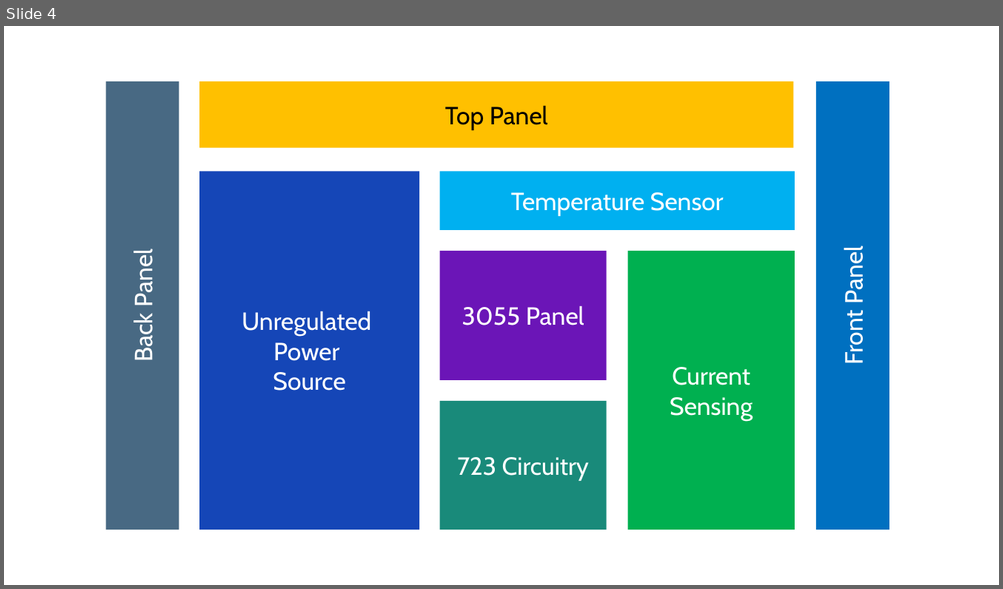
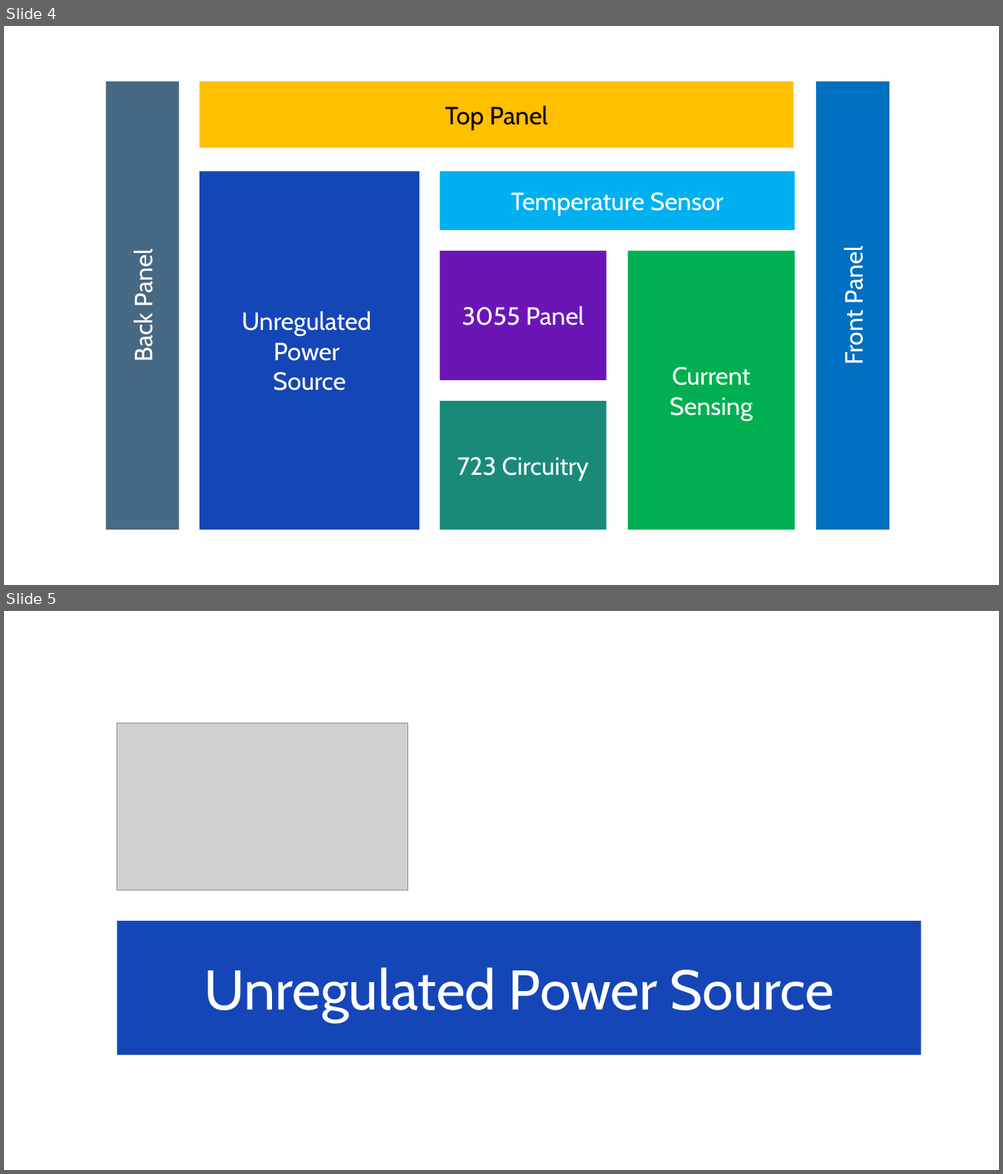
Before and after one commit to deb-sandeep/VariableBenchPowerSupply, a slide deck: VPS Design.pptx. Shown one above the other, each under a label of ours: slide 4 before the commit, slides 4 and 5 after it. The pictures are 1003x589 and 1003x1174 pixels, drawn with LibreOffice and Linux fonts; fonts in the diff are those of the drawing; grey boxes stand for pictures. Boxes give left, top, right and bottom in pixels: in the first picture for what was removed or moved away, otherwise in the second. Text is boxed around its words. In the diff, an @@ line names an element or a change of style, - is before the commit and + after.

```diff
--- a/VPS Design.pptx
+++ b/VPS Design.pptx
@@ slide 5 added at (4, 611, 999, 1170), background #FFFFFF @@
@@ picture added at (116, 723, 407, 891) @@
@@ rectangle added at (116, 920, 920, 1055), fill #1546B7, 54 pt, text #FFFFFF @@
+Unregulated Power Source
```
Also in this commit, not shown: 2 other slides added, 1 slide removed, 4 other files.
